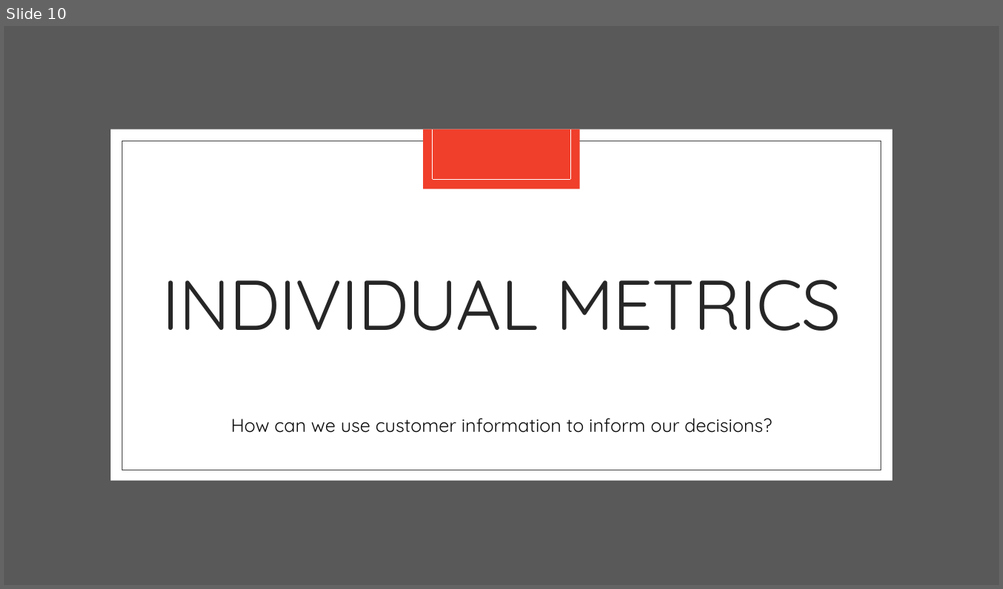
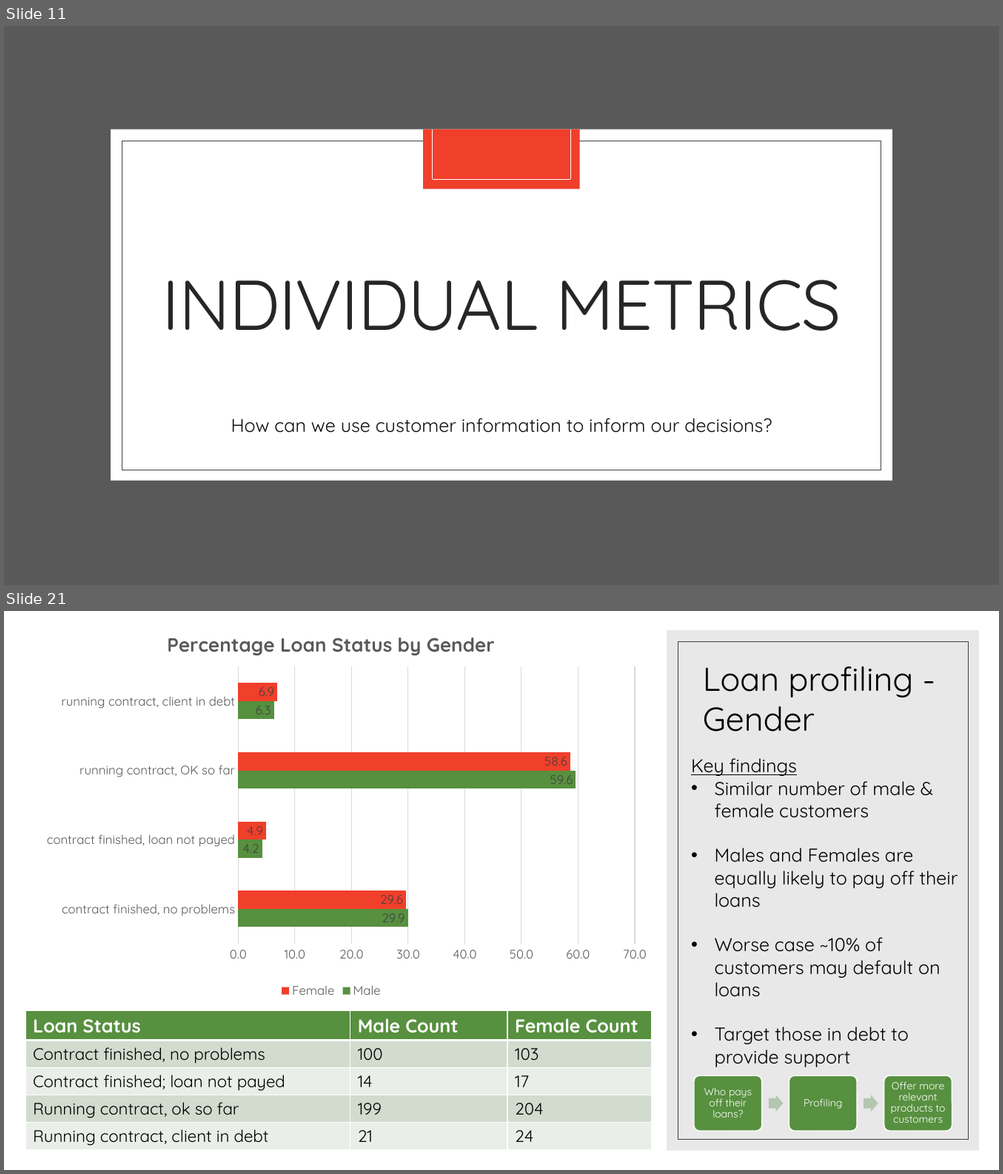
Before and after one commit to SamPurle/Banking_Team_1, a slide deck: SammyPPT.pptx. Shown one above the other, each under a label of ours: slide 10 before the commit, slides 11 and 21 after it; the slides between them are not shown. The pictures are 1003x589 and 1003x1174 pixels, drawn with LibreOffice and Linux fonts; fonts in the diff are those of the drawing. Boxes give left, top, right and bottom in pixels: in the first picture for what was removed or moved away, otherwise in the second. Text is boxed around its words. In the diff, an @@ line names an element or a change of style, - is before the commit and + after.

```diff
--- a/SammyPPT.pptx
+++ b/SammyPPT.pptx
@@ slide 21 added at bbox=[4, 611, 999, 1170], background #FFFFFF @@
@@ bar chart added at bbox=[6, 615, 655, 1002] @@
+title "Percentage Loan Status by Gender "
+categories: contract finished, no problems, contract finished, loan not payed, running contract, OK so far, running contract, client in debt
+Male: 29.9, 4.2, 59.6, 6.3
+Female: 29.6, 4.9, 58.6, 6.9
@@ rectangle added at bbox=[666, 630, 979, 1151], fill #D9D9D9 at 60% opacity @@
@@ rectangle added at bbox=[677, 641, 968, 1140], outline #404040 0.5 pt @@
@@ title added at bbox=[703, 667, 913, 732], 32 pt, text #000000 @@
+Loan profiling - Gender
@@ text added at bbox=[691, 758, 958, 1068], 18 pt, text #000000 @@
+Key findings
+• Similar number of male & female customers
+• Males and Females are equally likely to pay off their loans
+• Worse case ~10% of customers may default on loans
+• Target those in debt to provide support
@@ table added at bbox=[25, 1011, 652, 1150], 5 rows, 3 columns @@
+Loan Status | Male Count | Female Count
+Contract finished, no problems | 100 | 103
+Contract finished; loan not payed | 14 | 17
+Running contract, ok so far | 199 | 204
+Running contract, client in debt | 21 | 24
@@ group added at bbox=[694, 1076, 951, 1131]: 3 rounded rectangles, 3 texts, 2 right arrows @@
+Who pays off their loans?
+Profiling
+Offer more relevant products to customers
@@ what was slide 10 is now slide 11 @@
```
Also in this commit, not shown: 10 slides changed, 10 other slides added, 3 slides removed, 3 other files.
